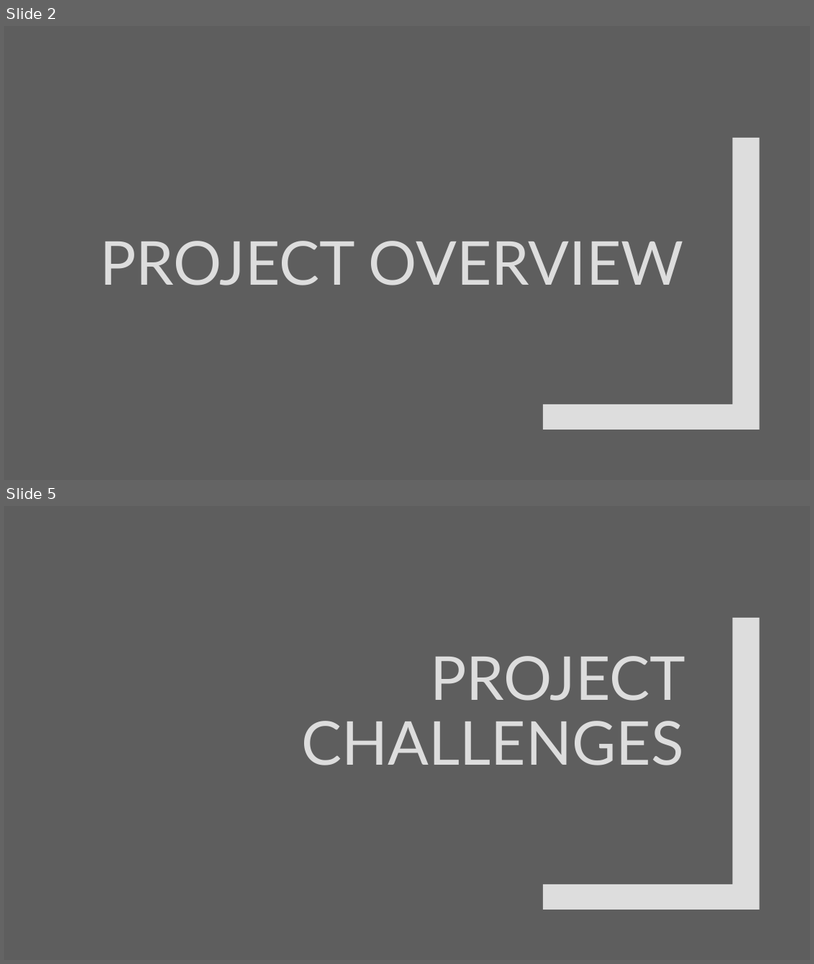
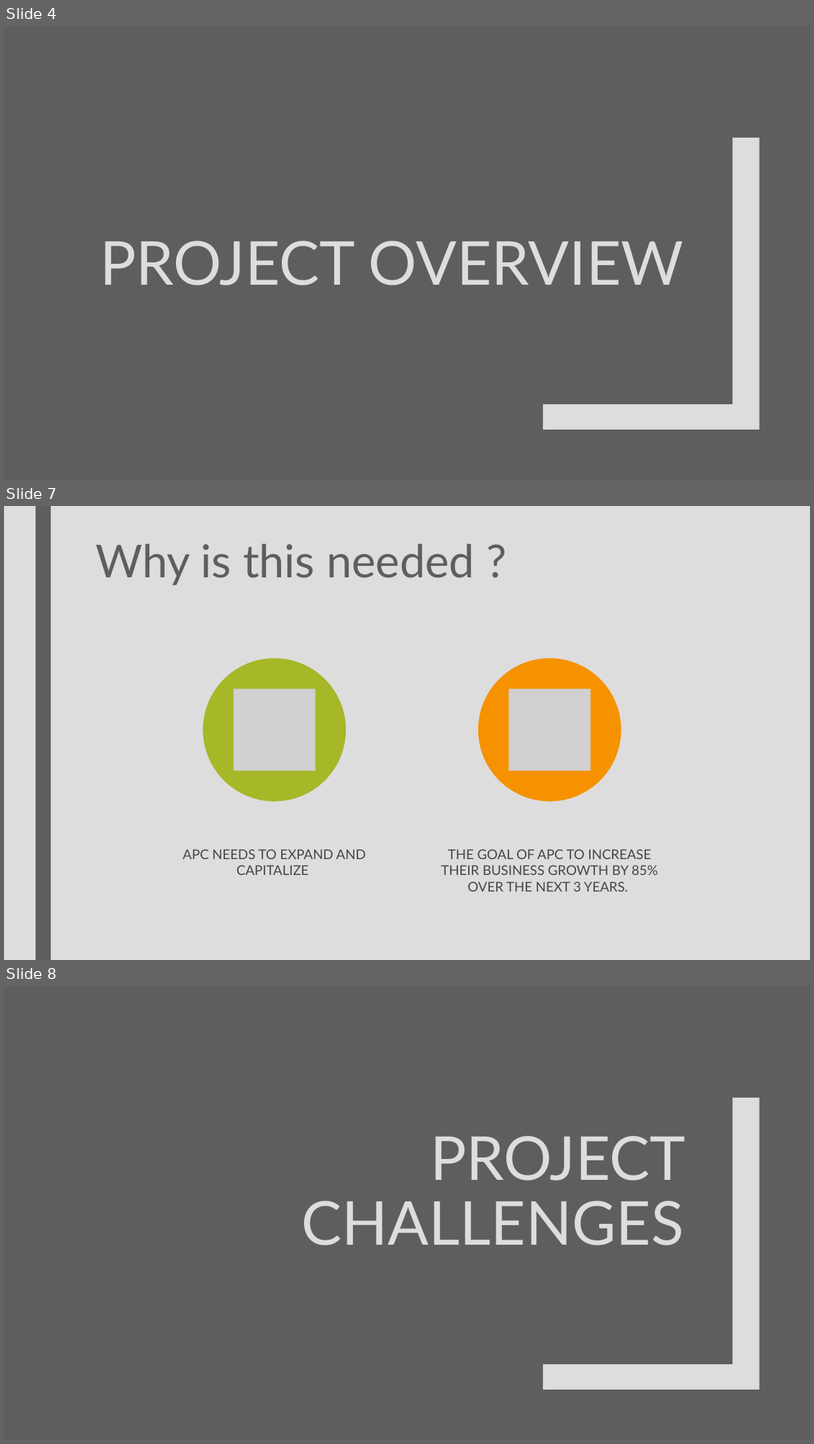
Before and after one commit to edunzer/YR4_TERM-3, a slide deck: Advanced Technical Writing/WEEK 10/Assignment #5 Oral Presentation.pptx. Shown one above the other, each under a label of ours: slides 2 and 5 before the commit, slides 4, 7 and 8 after it; the slides between them are not shown. The pictures are 814x964 and 814x1444 pixels, drawn with LibreOffice and Linux fonts; fonts in the diff are those of the drawing; grey boxes stand for pictures. Boxes give left, top, right and bottom in pixels: in the first picture for what was removed or moved away, otherwise in the second. Text is boxed around its words. In the diff, an @@ line names an element or a change of style, - is before the commit and + after.

```diff
--- a/Advanced Technical Writing/WEEK 10/Assignment #5 Oral Presentation.pptx
+++ b/Advanced Technical Writing/WEEK 10/Assignment #5 Oral Presentation.pptx
@@ slide 7 added at <box>4,506,810,960</box>, background #DDDDDD @@
@@ rectangle added at <box>36,506,51,960</box>, fill #5E5E5E @@
@@ title added at <box>95,543,475,585</box>, 54 pt, text #5E5E5E @@
+Why is this needed ?
@@ group added at <box>183,658,658,891</box>: 2 ellipses, 2 pictures, 2 texts @@
+APC NEEDS TO EXPAND AND CAPITALIZE
+THE GOAL OF APC TO INCREASE THEIR BUSINESS GROWTH BY 85% OVER THE NEXT 3 YEARS.
@@ what was slide 2 is now slide 4 @@
@@ what was slide 5 is now slide 8 @@
```
Also in this commit, not shown: 7 other slides added, 5 slides removed.
